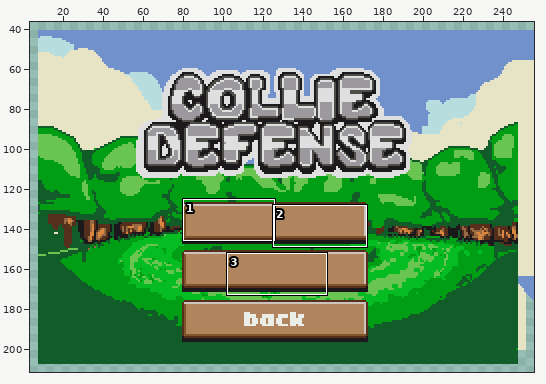
One commit to this pixel-art file: graphics_raw/bg/menu_config.aseprite. Above, an overview of the earlier version with the close-up marked.
Close-up. Old version:
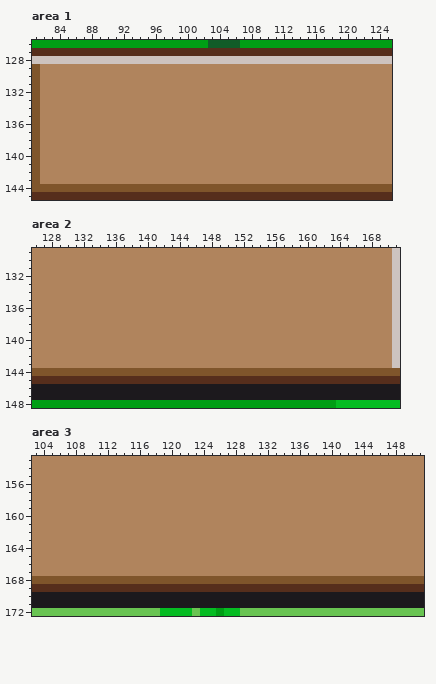
256x256 pixels, 1 frame. Shown: area 1: x 81..125, y 126..145; area 2: x 126..171, y 129..148; area 3: x 103..151, y 153..172. The wide view leaves out empty margins. The commit also changed other parts of the picture, which this record leaves out.
Once edited:
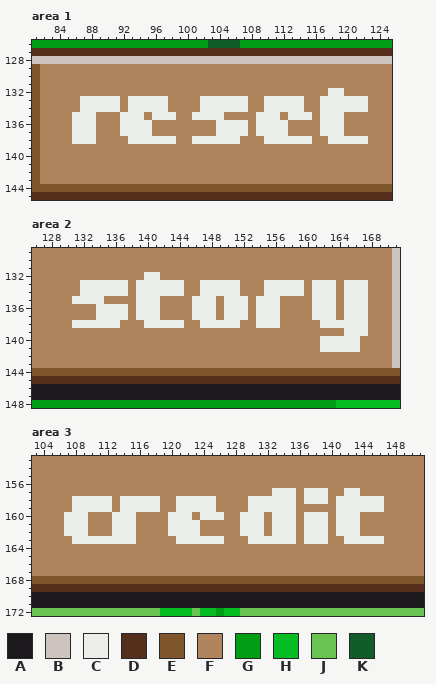
Palette (. is transparent): A #1c191d  B #cdc3bf  C #ebede9  D #562e1c  E #7f552b  F #b0845d  G #009e15  H #05bc22  J #69c452  K #115c28
Edits made:
layer "UI/credit" added
layer "UI/reset story text" added
Area 1, layer "UI/reset story text":
y 132: x 118..119 FF -> CC
y 133..134: x 87..91 FFFFF -> CCCCC; x 93..97 FFFFF -> CCCCC; x 102..107 FFFFFF -> CCCCCC; x 110..114 FFFFF -> CCCCC; x 117..122 FFFFFF -> CCCCCC
y 135: x 86..88 FFF -> CCC; x 92..94 FFF -> CCC; x 96..98 FFF -> CCC; x 101..104 FFFF -> CCCC; x 109..111 FFF -> CCC; x 113..115 FFF -> CCC; x 117..119 FFF -> CCC
y 136..137: x 86..88 FFF -> CCC; x 92..95 FFFF -> CCCC; x 104..107 FFFF -> CCCC; x 109..112 FFFF -> CCCC; x 117..119 FFF -> CCC
y 138: x 86..88 FFF -> CCC; x 93..98 FFFFFF -> CCCCCC; x 101..106 FFFFFF -> CCCCCC; x 110..115 FFFFFF -> CCCCCC; x 118..122 FFFFF -> CCCCC
Area 2, layer "UI/reset story text":
y 132: x 140..141 FF -> CC
y 133..134: x 132..137 FFFFFF -> CCCCCC; x 139..144 FFFFFF -> CCCCCC; x 147..151 FFFFF -> CCCCC; x 155..159 FFFFF -> CCCCC; x 161..163 FFF -> CCC; x 165..167 FFF -> CCC
y 135: x 131..134 FFFF -> CCCC; x 139..141 FFF -> CCC; x 146..148 FFF -> CCC; x 150..152 FFF -> CCC; x 154..156 FFF -> CCC; x 161..163 FFF -> CCC; x 165..167 FFF -> CCC
y 136..137: x 134..137 FFFF -> CCCC; x 139..141 FFF -> CCC; x 146..148 FFF -> CCC; x 150..152 FFF -> CCC; x 154..156 FFF -> CCC; x 161..163 FFF -> CCC; x 165..167 FFF -> CCC
y 138: x 131..136 FFFFFF -> CCCCCC; x 140..144 FFFFF -> CCCCC; x 147..151 FFFFF -> CCCCC; x 154..156 FFF -> CCC; x 162..167 FFFFFF -> CCCCCC
y 139: x 165..167 FFF -> CCC
y 140..141: x 162..166 FFFFF -> CCCCC
Area 3, layer "UI/credit":
y 157: x 133..135 FFF -> CCC; x 137..139 FFF -> CCC; x 142..143 FF -> CC
y 158: x 108..112 FFFFF -> CCCCC; x 114..118 FFFFF -> CCCCC; x 121..125 FFFFF -> CCCCC; x 130..135 FFFFFF -> CCCCCC; x 137..139 FFF -> CCC; x 141..146 FFFFFF -> CCCCCC
y 159: x 108..112 FFFFF -> CCCCC; x 114..118 FFFFF -> CCCCC; x 121..125 FFFFF -> CCCCC; x 130..135 FFFFFF -> CCCCCC; x 141..146 FFFFFF -> CCCCCC
y 160: x 107..109 FFF -> CCC; x 113..115 FFF -> CCC; x 120..122 FFF -> CCC; x 124..126 FFF -> CCC; x 129..131 FFF -> CCC; x 133..135 FFF -> CCC; x 137..139 FFF -> CCC; x 141..143 FFF -> CCC
y 161..162: x 107..109 FFF -> CCC; x 113..115 FFF -> CCC; x 120..123 FFFF -> CCCC; x 129..131 FFF -> CCC; x 133..135 FFF -> CCC; x 137..139 FFF -> CCC; x 141..143 FFF -> CCC
y 163: x 108..115 FFFFFFFF -> CCCCCCCC; x 121..126 FFFFFF -> CCCCCC; x 130..135 FFFFFF -> CCCCCC; x 137..139 FFF -> CCC; x 142..146 FFFFF -> CCCCC
Boxes around the changes in both close-ups, in picture pixels (x1, y1, x2, y2):
changed: (72, 88, 368, 144)
changed: (72, 272, 368, 352)
changed: (64, 488, 384, 544)
